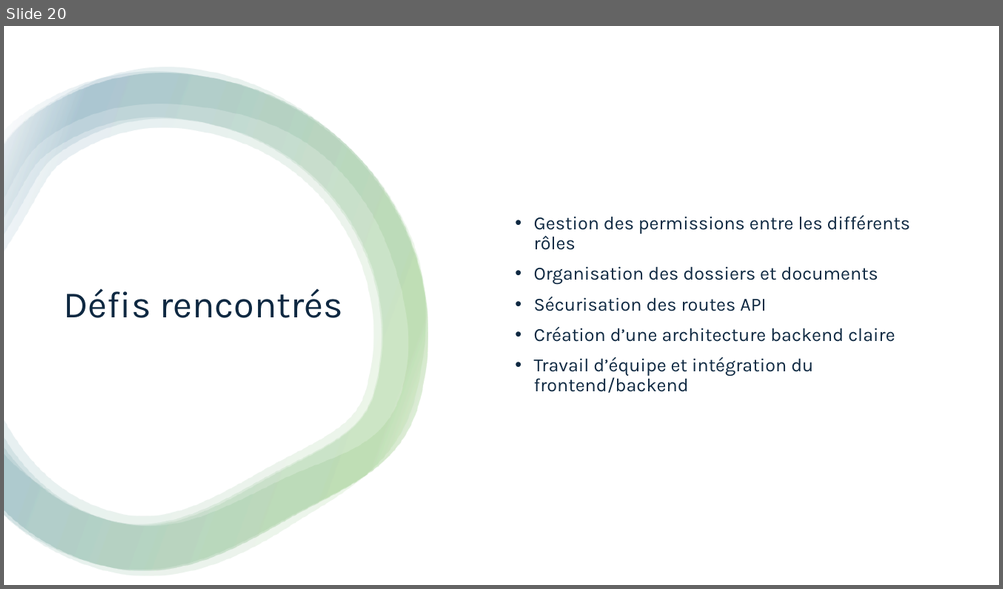
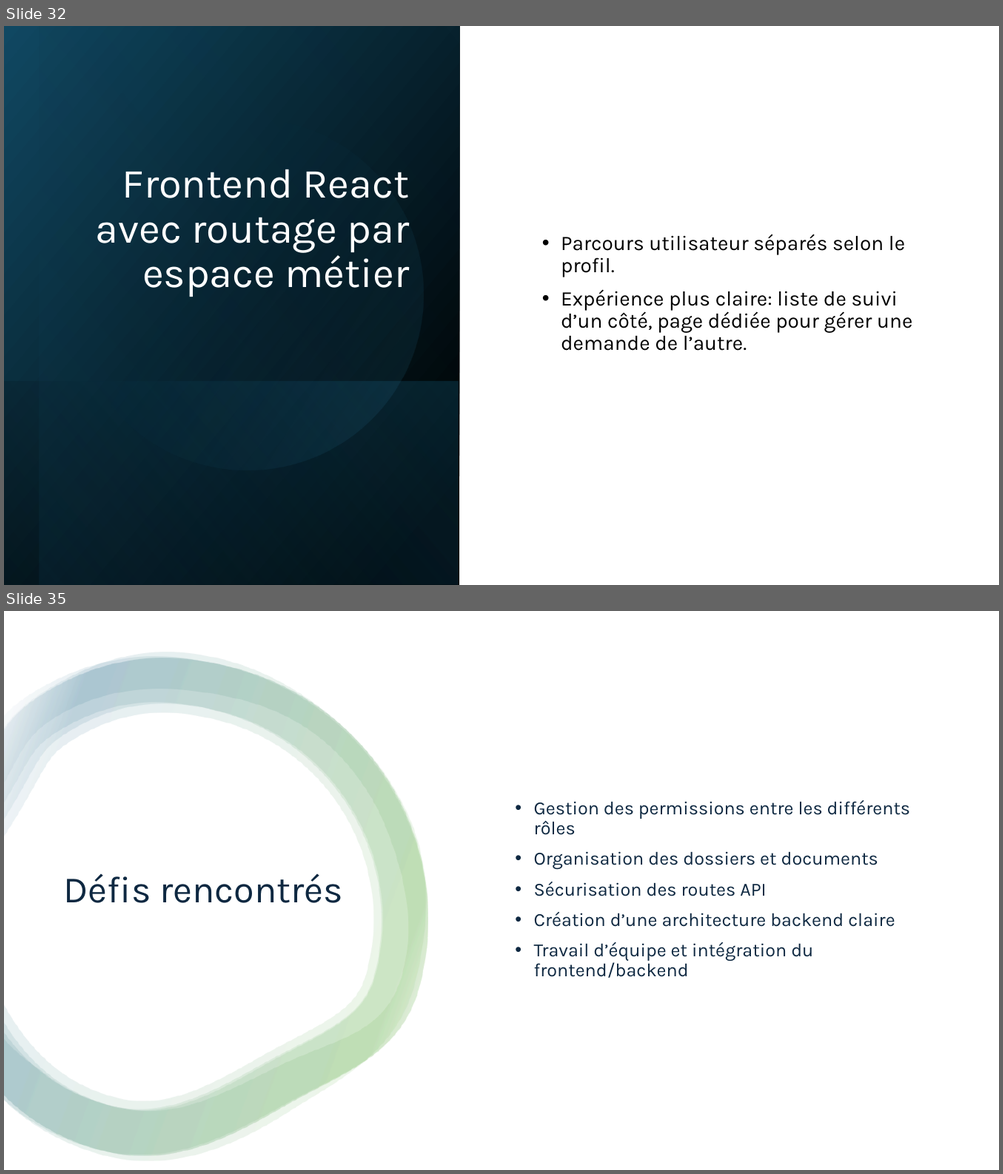
Before and after one commit to xpelletier07/Projet_Site_Immigration, a slide deck: Mandats/Mandat_3/Présentation.pptx. Shown one above the other, each under a label of ours: slide 20 before the commit, slides 32 and 35 after it; the slides between them are not shown. The pictures are 1003x589 and 1003x1174 pixels, drawn with LibreOffice and Linux fonts; fonts in the diff are those of the drawing. Boxes give left, top, right and bottom in pixels: in the first picture for what was removed or moved away, otherwise in the second. Text is boxed around its words. In the diff, an @@ line names an element or a change of style, - is before the commit and + after.

```diff
--- a/Mandats/Mandat_3/Présentation.pptx
+++ b/Mandats/Mandat_3/Présentation.pptx
@@ slide 32 added at box(4, 26, 999, 585), background #FFFFFF @@
@@ rectangle added at box(4, 26, 459, 585), fill gradient #000000 to #104862 @@
@@ rectangle added at box(40, 26, 460, 585), fill gradient #000000 to #156082 @@
@@ ellipse added at box(40, 86, 455, 502), fill gradient #156082 to #46B1E1 @@
@@ title added at box(96, 169, 410, 297), 40 pt, text #FFFFFF @@
+Frontend React avec routage par espace métier
@@ text added at box(560, 234, 912, 351), 20 pt, text #000000 @@
+• Parcours utilisateur séparés selon le profil.
+• Expérience plus claire: liste de suivi d’un côté, page dédiée pour gérer une demande de l’autre.
@@ rectangle added at box(4, 381, 458, 585), fill gradient #156082 to #000000 @@
@@ what was slide 20 is now slide 35 @@
```
Also in this commit, not shown: 3 slides changed, 15 other slides added.
